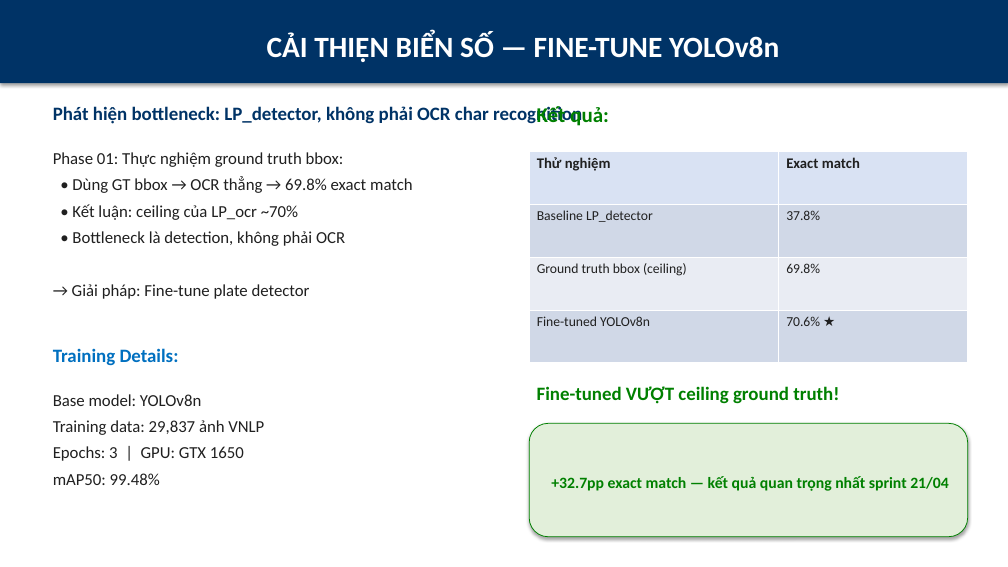
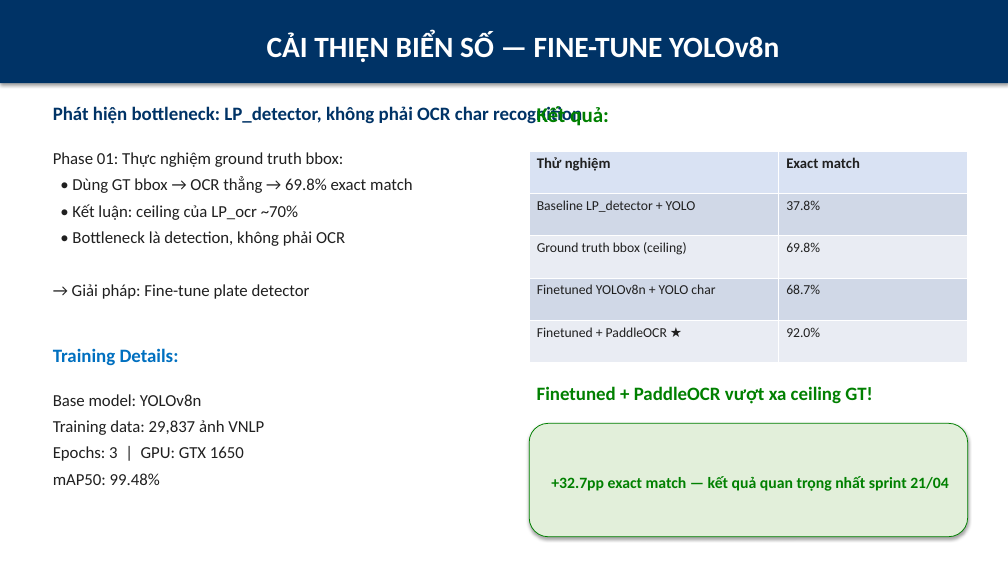
Before and after one commit to ukelele0718/bienso, a slide deck: slide 20 of slides/bao-ve-do-an.pptx. Drawn at 1008x567 pixels with LibreOffice and Linux fonts; fonts in the diff are those of the drawing. Boxes give left, top, right and bottom in pixels: in the first picture for what was removed or moved away, otherwise in the second. Text is boxed around its words. In the diff, an @@ line names an element or a change of style, - is before the commit and + after.

```diff
--- a/slides/bao-ve-do-an.pptx
+++ b/slides/bao-ve-do-an.pptx
@@ table at bbox=[529, 151, 968, 363] @@
-row 2, column 1: Baseline LP_detector
+row 2, column 1: Baseline LP_detector + YOLO
-row 4: Fine-tuned YOLOv8n | 70.6% ★
+row 4: Finetuned YOLOv8n + YOLO char | 68.7%
+row 5: Finetuned + PaddleOCR ★ | 92.0%
@@ text at bbox=[537, 386, 872, 404]: text changed @@
-Fine-tuned VƯỢT ceiling ground truth!
+Finetuned + PaddleOCR vượt xa ceiling GT!
```
Also in this commit, not shown: 3 other slides changed, 14 other files.
